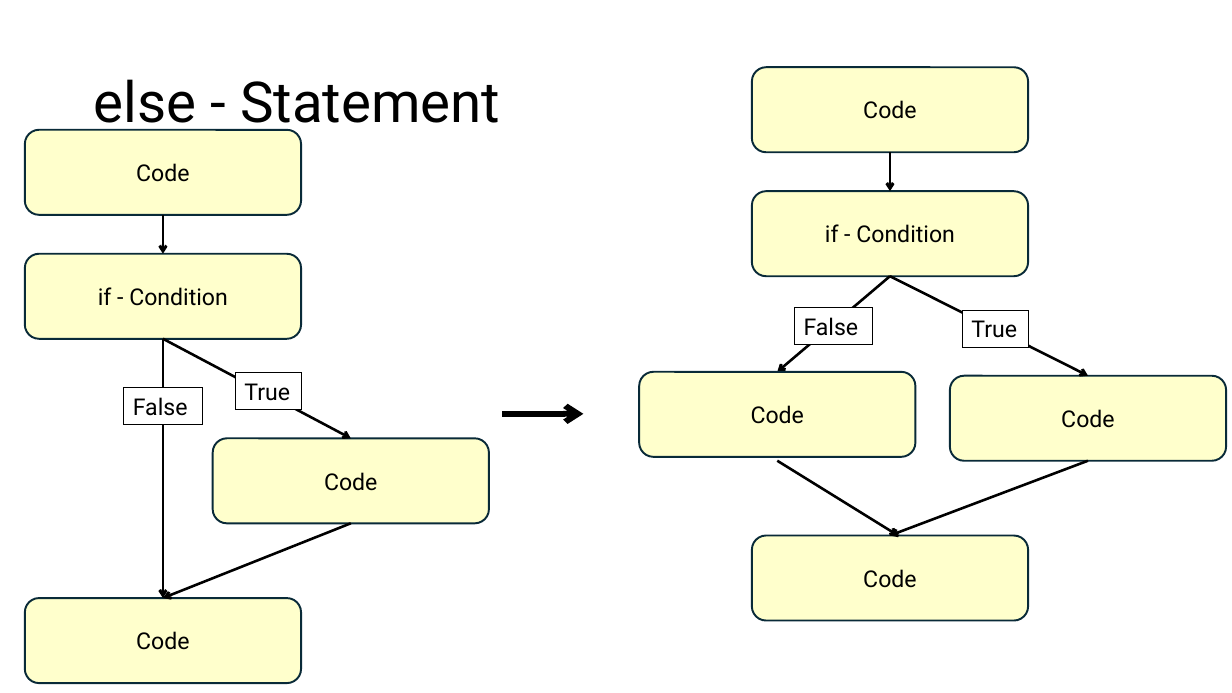
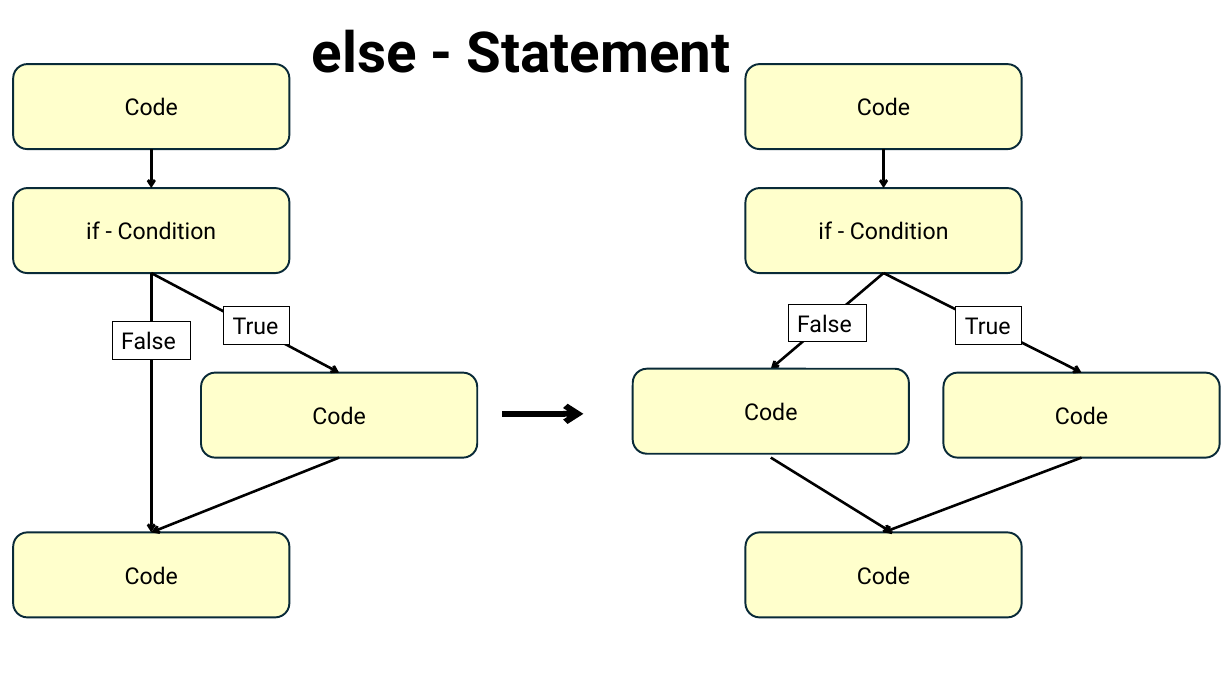
Before and after one commit to jonathanbollig/pycophy, a slide deck: slide 7 of Lectures/Chunk 3 - Logic Operators and If-Statements.pptx. Drawn at 1232x693 pixels with LibreOffice and Linux fonts; fonts in the diff are those of the drawing. Boxes give left, top, right and bottom in pixels: in the first picture for what was removed or moved away, otherwise in the second. Text is boxed around its words. In the diff, an @@ line names an element or a change of style, - is before the commit and + after.

```diff
--- a/Lectures/Chunk 3 - Logic Operators and If-Statements.pptx
+++ b/Lectures/Chunk 3 - Logic Operators and If-Statements.pptx
@@ title "else - Statement": place and size @@
-title "else - Statement" at bbox=[94, 79, 500, 135]
+title "else - Statement" at bbox=[312, 29, 730, 73]
@@ title "else - Statement" at bbox=[312, 29, 730, 73]: bold on; alignment left to centre @@
@@ 4 rounded rectangles, 3 arrows, 2 rectangles: place and size @@
-4 rounded rectangles, 3 arrows, 2 rectangles at bbox=[640, 67, 1226, 621]
+4 rounded rectangles, 3 arrows, 2 rectangles at bbox=[633, 64, 1220, 617]
@@ 2 arrows, 1 rounded rectangle: place and size @@
-2 arrows, 1 rounded rectangle at bbox=[752, 191, 1089, 376]
+2 arrows, 1 rounded rectangle at bbox=[746, 189, 1082, 372]
@@ 4 rounded rectangles, 4 arrows, 2 rectangles: place and size @@
-4 rounded rectangles, 4 arrows, 2 rectangles at bbox=[25, 129, 489, 683]
+4 rounded rectangles, 4 arrows, 2 rectangles at bbox=[13, 64, 478, 617]
```
Also in this commit, not shown: 6 other slides changed, 2 other files.
